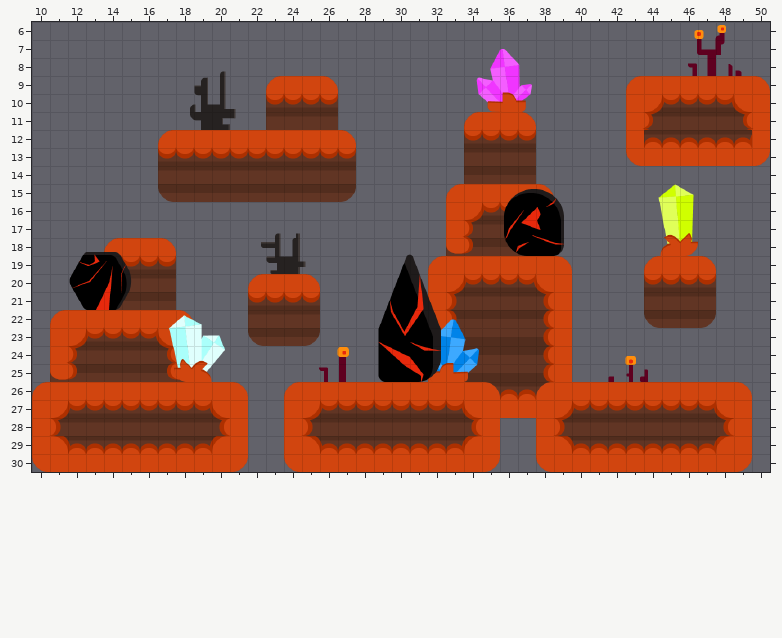
Tiled map -- src/main/resources/assets/levels/map7.tmx. This is how it looked before the edit.
Cells are 32x32 px. Shown: x 10..50, y 6..30.
Once edited:
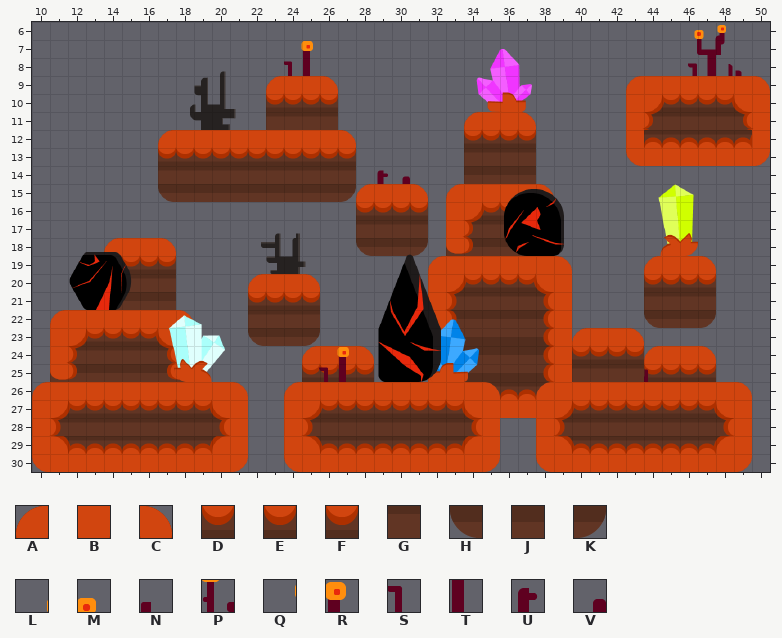
Key: from "Tiles & Objects-02": A 28, B 29, C 31, D 60, E 61, F 63, G 92, H 124, J 125, K 127, L 601, M 602, N 633, P 634, Q 729, R 730, S 761, T 762, U 765, V 766.
_ is an empty cell.
Difference:
Layer "Tile Layer 1":
The edit adds tile A in row 15 at x 28; in row 24 at x 25 and 44.
The edit adds tile B in row 15 at x 29 to 30; in row 24 at x 26 to 27 and 45 to 46.
The edit adds tile C in row 15 at x 31; in row 24 at x 28 and 47.
The edit adds tile D in row 16 at x 28; in row 25 at x 25 and 44.
The edit adds tile E in row 16 at x 29 to 30; in row 25 at x 26 to 27 and 45 to 46.
The edit adds tile F in row 16 at x 31; in row 25 at x 28 and 47.
The edit adds tile G in row 17 at x 28 to 31.
The edit adds tile H in row 18 at x 28.
The edit adds tile J in row 18 at x 29 to 30.
The edit adds tile K in row 18 at x 31.
The edit adds tile Q in row 7 at x 24.
The edit adds tile R in row 7 at x 25.
The edit adds tile S in row 8 at x 24.
The edit adds tile T in row 8 at x 25.
The edit adds tile U in row 14 at x 29.
The edit adds tile V in row 14 at x 30.
Layer "Tile Layer 2":
The edit adds tile A in row 23 at x 40.
The edit adds tile B in row 23 at x 41 to 42.
The edit adds tile C in row 23 at x 43.
The edit adds tile D in row 24 at x 40.
Tile L gives way to tile E in row 24 at x 42.
The edit adds tile E in row 24 at x 41.
Tile M gives way to tile F in row 24 at x 43.
Tile N gives way to tile G in row 25 at x 42.
Tile P gives way to tile G in row 25 at x 43.
The edit adds tile G in row 25 at x 40 to 41.
